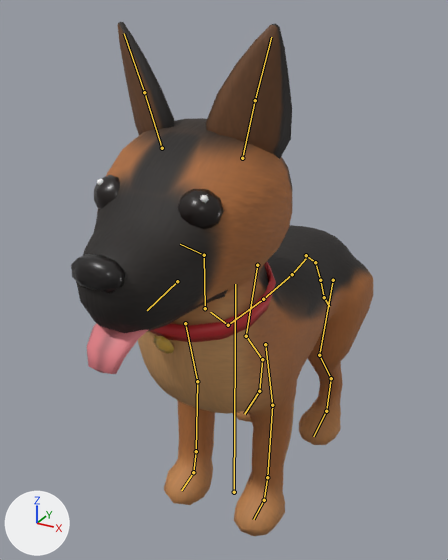
Renders of the glTF model art-source/blender/dogs/german-shepherd/motion/exports/dog_shepherd_anim.gltf from each side of a commit.
The view is the same before and after, from a 50 mm lens placed at (0.95, -1.82, 1.88), pointed at (-0.13, 0.14, 0.9). The axes (+X, +Y, +Z) are drawn at lower left. The lights are the same throughout. The older version comes first. The bones that bend it are drawn over the model as lines.

Names of what the first picture shows: 'dog_shepherd_body', 'dog_shepherd_collar', 'dog_shepherd_ear_L', 'dog_shepherd_ear_R', 'dog_shepherd_eye_L', 'dog_shepherd_eye_R', 'dog_shepherd_nose', 'dog_shepherd_tongue'.
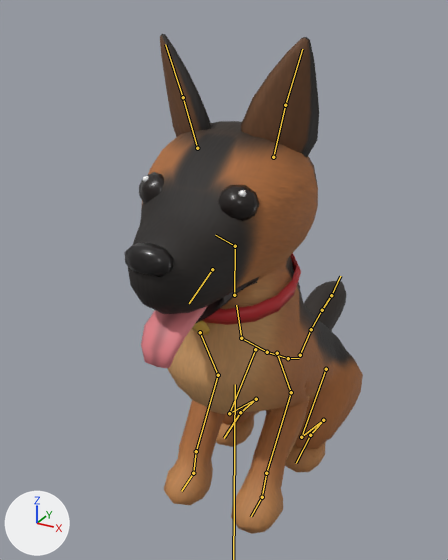
The newer file adds an action. The first version stands in its rest pose; the second is drawn at frame 22 of the action 'LieDown'.

Location of each change, [x1, y1, x2, y2] in pixels of the pictures (448 x 560 px):
'dog_shepherd_body', posed (21% narrower): before [76, 118, 373, 536]; after [128, 121, 363, 534]
'dog_shepherd_ear_L', posed (10% narrower, 11% shorter): before [205, 23, 292, 159]; after [241, 37, 319, 158]
'dog_shepherd_ear_R', posed (12% narrower, 9% shorter): before [117, 22, 175, 135]; after [160, 34, 211, 137]
'dog_shepherd_tongue', posed: before [87, 324, 149, 374]; after [141, 306, 207, 368]
'dog_shepherd_collar', posed (13% narrower, 11% shorter): before [150, 262, 276, 354]; after [192, 253, 301, 335]
'dog_shepherd_nose', posed (9% narrower, 12% shorter): before [71, 254, 125, 293]; after [124, 243, 173, 277]
'dog_shepherd_eye_R', posed (9% shorter): before [94, 175, 120, 209]; after [139, 172, 164, 203]
bone 'hips', root to tip: before (292, 274) to (306, 258); after (288, 358) to (299, 358)
bone 'back_stifle_L', root to tip: before (319, 355) to (331, 378); after (301, 437) to (323, 420)
bone 'back_hock_L', root to tip: before (331, 378) to (326, 411); after (323, 420) to (310, 435)
bone 'back_foot_L', root to tip: before (326, 411) to (313, 436); after (310, 435) to (296, 463)
bone 'back_stifle_R', root to tip: before (246, 336) to (262, 359); after (229, 413) to (256, 399)
bone 'back_hock_R', root to tip: before (262, 359) to (259, 391); after (256, 399) to (240, 412)
bone 'back_foot_R', root to tip: before (259, 391) to (244, 414); after (240, 412) to (224, 438)
bone 'front_shoulder_L', root to tip: before (265, 344) to (272, 405); after (277, 353) to (291, 392)
bone 'front_elbow_L', root to tip: before (272, 405) to (267, 477); after (291, 392) to (266, 473)
bone 'front_wrist_L', root to tip: before (267, 477) to (264, 500); after (266, 473) to (262, 497)
bone 'front_paw_L', root to tip: before (264, 500) to (253, 519); after (262, 497) to (251, 516)
bone 'front_shoulder_R', root to tip: before (185, 323) to (197, 381); after (200, 332) to (218, 375)
bone 'front_elbow_R', root to tip: before (197, 381) to (196, 451); after (218, 375) to (196, 451)
bone 'front_wrist_R', root to tip: before (196, 451) to (193, 472); after (196, 451) to (193, 473)
bone 'neck', root to tip: before (205, 308) to (204, 255); after (234, 295) to (235, 246)
bone 'jaw', root to tip: before (177, 281) to (147, 310); after (212, 269) to (189, 303)
bone 'tail_1', root to tip: before (306, 255) to (315, 262); after (300, 355) to (311, 329)
bone 'tail_2', root to tip: before (315, 262) to (320, 280); after (311, 329) to (322, 310)
bone 'tail_3', root to tip: before (320, 280) to (324, 297); after (322, 310) to (331, 295)

The change, as a list of edits to the scene's bpy script:
```text
Change bone_root:
    where bone_root = bpy.data.objects['dog_shepherd_armature'].pose.bones['root']
    bone_root.location: (0.0, 0.0, 0.0) -> (0.0, -0.429, 0.0)
Change bone_hips:
    where bone_hips = bpy.data.objects['dog_shepherd_armature'].pose.bones['hips']  # child of 'root'
    bone_hips.rotation_quaternion: (1.0, 0.0, 0.0, 0.0) -> (0.958, -0.288, 0.0, 0.0)  # degrees (0, 0, 0) -> degrees (-33, 0, 0)
Change bone_back_stifle_l:
    where bone_back_stifle_l = bpy.data.objects['dog_shepherd_armature'].pose.bones['back_stifle_L']  # child of 'back_hip_L'
    bone_back_stifle_l.rotation_quaternion: (1.0, 0.0, 0.0, 0.0) -> (0.846, 0.533, 0.0, 0.0)  # degrees (0, 0, 0) -> degrees (64, 0, 0)
Change bone_back_hock_l:
    where bone_back_hock_l = bpy.data.objects['dog_shepherd_armature'].pose.bones['back_hock_L']  # child of 'back_stifle_L'
    bone_back_hock_l.rotation_quaternion: (1.0, 0.0, 0.0, 0.0) -> (0.495, -0.869, 0.0, 0.0)  # degrees (0, 0, 0) -> degrees (-121, 0, 0)
Change bone_back_foot_l:
    where bone_back_foot_l = bpy.data.objects['dog_shepherd_armature'].pose.bones['back_foot_L']  # child of 'back_hock_L'
    bone_back_foot_l.rotation_quaternion: (1.0, 0.0, 0.0, 0.0) -> (0.712, 0.702, 0.0, 0.0)  # degrees (0, 0, 0) -> degrees (89, 0, 0)
Change bone_back_stifle_r:
    where bone_back_stifle_r = bpy.data.objects['dog_shepherd_armature'].pose.bones['back_stifle_R']  # child of 'back_hip_R'
    bone_back_stifle_r.rotation_quaternion: (1.0, 0.0, 0.0, 0.0) -> (0.846, 0.533, 0.0, 0.0)  # degrees (0, 0, 0) -> degrees (64, 0, 0)
Change bone_back_hock_r:
    where bone_back_hock_r = bpy.data.objects['dog_shepherd_armature'].pose.bones['back_hock_R']  # child of 'back_stifle_R'
    bone_back_hock_r.rotation_quaternion: (1.0, 0.0, 0.0, 0.0) -> (0.495, -0.869, 0.0, 0.0)  # degrees (0, 0, 0) -> degrees (-121, 0, 0)
Change bone_back_foot_r:
    where bone_back_foot_r = bpy.data.objects['dog_shepherd_armature'].pose.bones['back_foot_R']  # child of 'back_hock_R'
    bone_back_foot_r.rotation_quaternion: (1.0, 0.0, 0.0, 0.0) -> (0.712, 0.702, 0.0, 0.0)  # degrees (0, 0, 0) -> degrees (89, 0, 0)
Change bone_front_shoulder_l:
    where bone_front_shoulder_l = bpy.data.objects['dog_shepherd_armature'].pose.bones['front_shoulder_L']  # child of 'spine_3'
    bone_front_shoulder_l.rotation_quaternion: (1.0, 0.0, 0.0, 0.0) -> (0.906, 0.422, 0.0, 0.0)  # degrees (0, 0, 0) -> degrees (50, 0, 0)
Change bone_front_elbow_l:
    where bone_front_elbow_l = bpy.data.objects['dog_shepherd_armature'].pose.bones['front_elbow_L']  # child of 'front_shoulder_L'
    bone_front_elbow_l.rotation_quaternion: (1.0, 0.0, 0.0, 0.0) -> (0.893, -0.449, 0.0, 0.0)  # degrees (0, 0, 0) -> degrees (-53, 0, 0)
Change bone_front_wrist_l:
    where bone_front_wrist_l = bpy.data.objects['dog_shepherd_armature'].pose.bones['front_wrist_L']  # child of 'front_elbow_L'
    bone_front_wrist_l.rotation_quaternion: (1.0, 0.0, 0.0, 0.0) -> (0.966, 0.259, 0.0, 0.0)  # degrees (0, 0, 0) -> degrees (30, 0, 0)
Change bone_front_paw_l:
    where bone_front_paw_l = bpy.data.objects['dog_shepherd_armature'].pose.bones['front_paw_L']  # child of 'front_wrist_L'
    bone_front_paw_l.rotation_quaternion: (1.0, 0.0, 0.0, 0.0) -> (0.998, 0.06, 0.0, 0.0)  # degrees (0, 0, 0) -> degrees (7, 0, 0)
Change bone_front_shoulder_r:
    where bone_front_shoulder_r = bpy.data.objects['dog_shepherd_armature'].pose.bones['front_shoulder_R']  # child of 'spine_3'
    bone_front_shoulder_r.rotation_quaternion: (1.0, 0.0, 0.0, 0.0) -> (0.919, 0.393, 0.0, 0.0)  # degrees (0, 0, 0) -> degrees (46, 0, 0)
Change bone_front_elbow_r:
    where bone_front_elbow_r = bpy.data.objects['dog_shepherd_armature'].pose.bones['front_elbow_R']  # child of 'front_shoulder_R'
    bone_front_elbow_r.rotation_quaternion: (1.0, 0.0, 0.0, 0.0) -> (0.927, -0.375, 0.0, 0.0)  # degrees (0, 0, 0) -> degrees (-44, 0, 0)
Change bone_front_wrist_r:
    where bone_front_wrist_r = bpy.data.objects['dog_shepherd_armature'].pose.bones['front_wrist_R']  # child of 'front_elbow_R'
    bone_front_wrist_r.rotation_quaternion: (1.0, 0.0, 0.0, 0.0) -> (0.963, 0.269, 0.0, 0.0)  # degrees (0, 0, 0) -> degrees (31, 0, 0)
Change bone_neck:
    where bone_neck = bpy.data.objects['dog_shepherd_armature'].pose.bones['neck']  # child of 'spine_3'
    bone_neck.rotation_quaternion: (1.0, 0.0, 0.0, 0.0) -> (0.958, 0.288, 0.0, 0.0)  # degrees (0, 0, 0) -> degrees (33, 0, 0)
Change bone_jaw:
    where bone_jaw = bpy.data.objects['dog_shepherd_armature'].pose.bones['jaw']  # child of 'head'
    bone_jaw.rotation_quaternion: (1.0, 0.0, 0.0, 0.0) -> (0.995, 0.105, 0.0, 0.0)  # degrees (0, 0, 0) -> degrees (12, 0, 0)
Change bone_tail_1:
    where bone_tail_1 = bpy.data.objects['dog_shepherd_armature'].pose.bones['tail_1']  # child of 'hips'
    bone_tail_1.rotation_quaternion: (1.0, 0.0, 0.0, 0.0) -> (0.664, 0.748, 0.0, 0.0)  # degrees (0, 0, 0) -> degrees (97, 0, 0)
Change bone_tail_2:
    where bone_tail_2 = bpy.data.objects['dog_shepherd_armature'].pose.bones['tail_2']  # child of 'tail_1'
    bone_tail_2.rotation_quaternion: (1.0, 0.0, 0.0, 0.0) -> (0.999, 0.048, 0.0, 0.0)  # degrees (0, 0, 0) -> degrees (5, 0, 0)
Change bone_tail_3:
    where bone_tail_3 = bpy.data.objects['dog_shepherd_armature'].pose.bones['tail_3']  # child of 'tail_2'
    bone_tail_3.rotation_quaternion: (1.0, 0.0, 0.0, 0.0) -> (1.0, 0.024, 0.0, 0.0)  # degrees (0, 0, 0) -> degrees (3, 0, 0)
```
